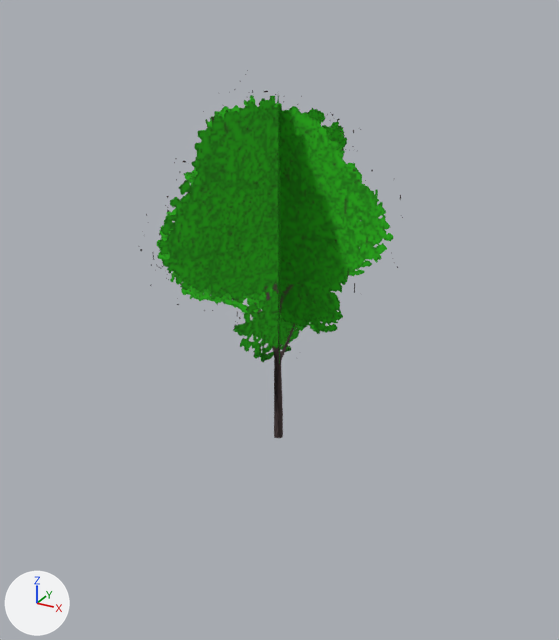
One commit to the glTF model apps/web/public/assets/models/env/tree_deciduous_02_far.glb: the scene before it, then after it.
Both versions are drawn from a 50 mm camera at (3.97, -7.18, 5.56) aimed at (0.11, -0.16, 2.05). Every picture has the same lights, and +X, +Y and +Z are marked at lower left. The picture after the commit comes second.

The first picture shows 'env'.
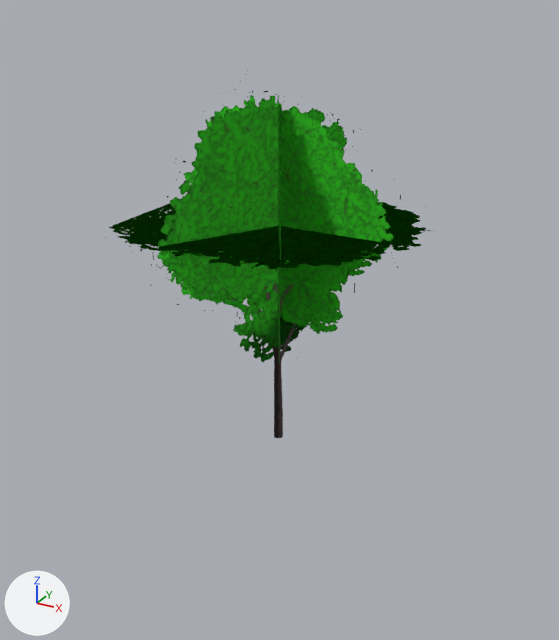
Where the change shows, as pixel boxes [x1, y1, x2, y2] in the pictures (559 x 640 px):
'env', reshaped: before [138, 70, 403, 439]; after [105, 70, 435, 439]
part 1 of me_mesh_0, added: after [105, 199, 435, 272]

Diff of the bpy script that builds the scene:
```diff
--- a/apps/web/public/assets/models/env/tree_deciduous_02_far.glb.py
+++ b/apps/web/public/assets/models/env/tree_deciduous_02_far.glb.py
@@ me_mesh_0 @@
 # used by ob_env; location = (0.0, 0.0, 0.0)
 # verts and faces of me_mesh_0; kept vertices keep their numbers, new ones are numbered from 12
-me_mesh_0.from_pydata(...)  # 12 vertices, 6 faces; spans x -2.49..2.49, y -2.16..2.16, z 0.0..4.98
+me_mesh_0.from_pydata(...)  # 16 vertices, 8 faces; spans x -2.49..2.49, y -2.16..2.16, z 0.0..4.98
+# me_mesh_0 part 1
+verts[12] = (-1.6, 1.6, 3.09)
+verts[13] = (1.6, 1.6, 3.09)
+verts[14] = (1.6, -1.6, 3.09)
+verts[15] = (-1.6, -1.6, 3.09)
+faces += [(12, 13, 14), (12, 14, 15)]
 me_mesh_0.materials.append(mat_foliage)
```
